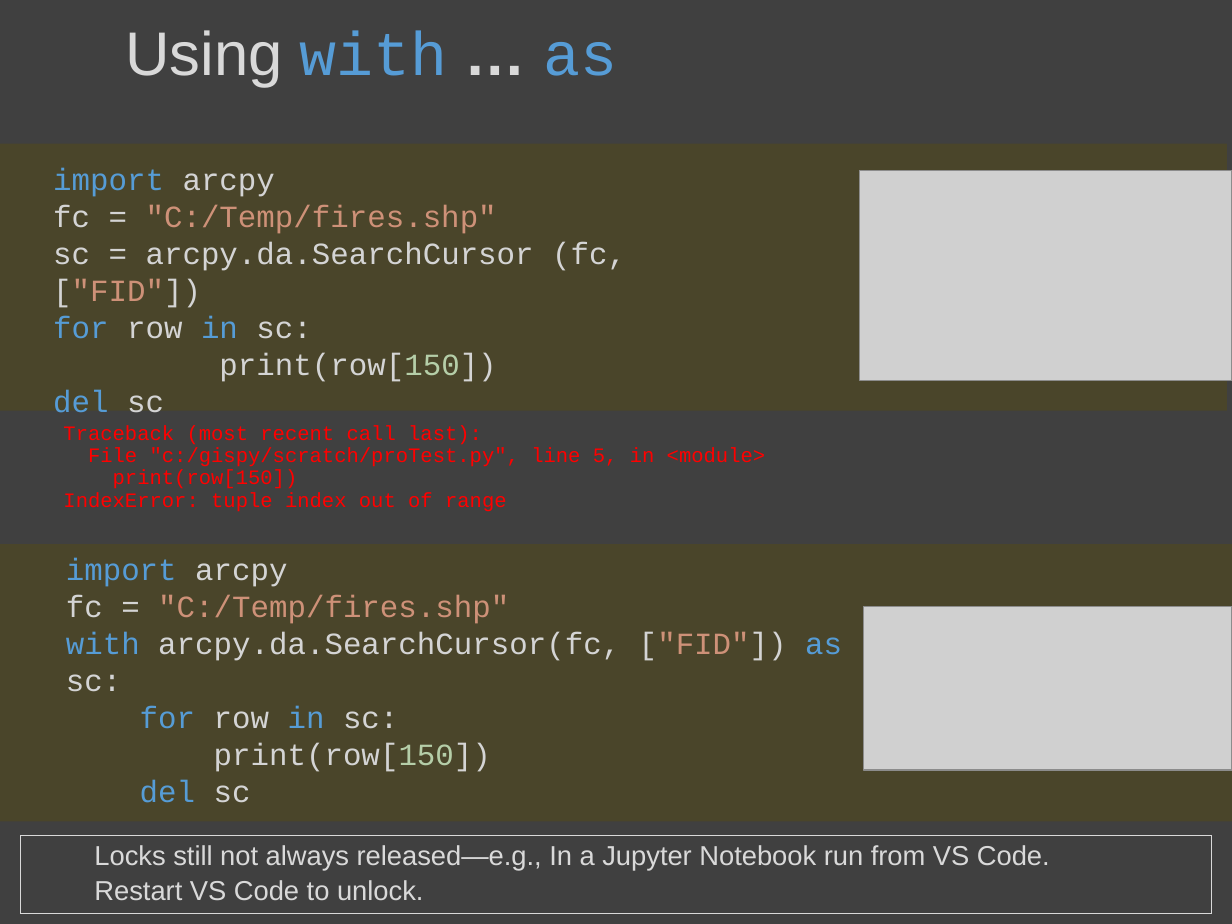
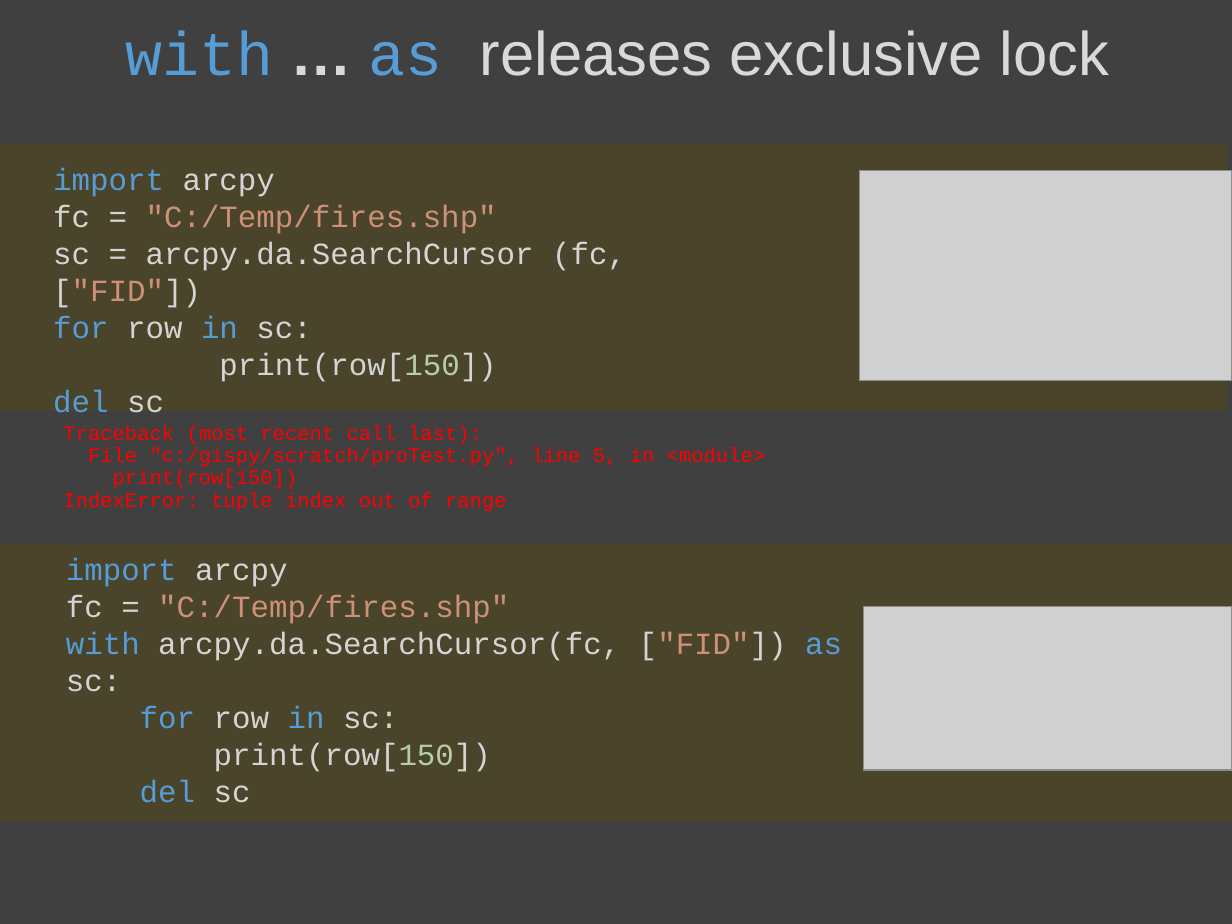
Before and after one commit to lgtateos/gis540, a slide deck: slide 102 of slides/cursors.pptx (slide 96 before the commit). Drawn at 1232x924 pixels with LibreOffice and Linux fonts; fonts in the diff are those of the drawing; grey boxes stand for pictures. Boxes give left, top, right and bottom in pixels: in the first picture for what was removed or moved away, otherwise in the second. Text is boxed around its words. In the diff, an @@ line names an element or a change of style, - is before the commit and + after.

```diff
--- a/slides/cursors.pptx
+++ b/slides/cursors.pptx
@@ title at (125,30,1110,76): text changed @@
-Using with … as
+with … as releases exclusive lock
@@ rectangle removed at (21,835,1212,914) @@
-  Locks still not always released—e.g., In a Jupyter Notebook run from VS Code.
-  Restart VS Code to unlock.
```
Also in this commit, not shown: 12 other slides changed, 9 slides added, 3 slides removed.
